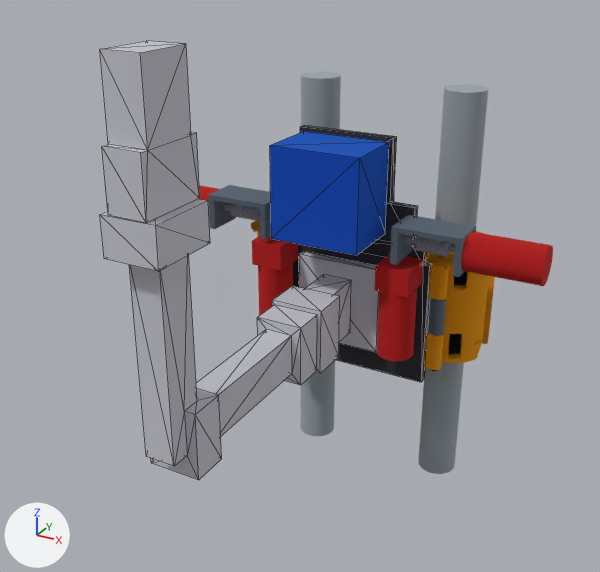
The glTF model renders/cart_v2/cart_assembly.glb, before and after one commit.
Rendered twice from a 50 mm camera at (251.0, -599.0, 277.0) aimed at (-1.0, -141.0, 48.0). The axes (+X, +Y, +Z) are drawn at lower left. The lights are the same throughout. The first picture is the older version. Mesh edges are drawn as thin lines on the coarser meshes. Where no turn or scale is listed for an object, it has been applied to the vertices. Vertices at exactly the same position are counted once.

The first picture shows 'base_plate', 'battery', 'drive_motors', 'hand_on_pipe_C_sleeve', 'hinge_pipe_B_worm_bracket', 'hinge_pipe_C_sleeve_leaf_knuckles', 'hinge_pipe_C_worm_bracket', 'hinge_pipe_C_worm_motor', 'so101_arm_envelope', 'track_pipe_B', 'track_pipe_C' and 7 more.
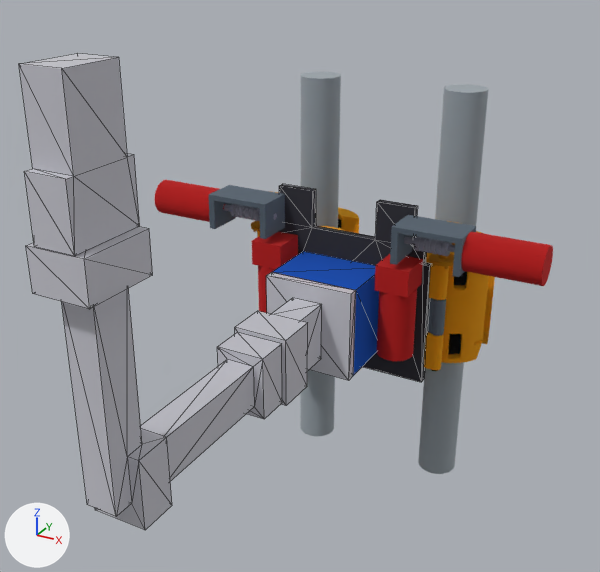
Location of each change, [x1, y1, x2, y2] in pixels of the pictures (600 x 572 px; the box of a moved part takes in the faces that stretch with it):
```json
{"object": "so101_arm_envelope", "change": "moved", "before": [100, 41, 379, 480], "after": [19, 53, 356, 530]}
{"object": "battery", "change": "moved", "before": [270, 131, 389, 255], "after": [273, 251, 379, 376]}
{"object": "base_plate", "change": "reshaped", "before": [293, 125, 431, 382], "after": [278, 184, 431, 382]}
{"part": 1, "of": "me_base_plate", "change": "moved or reshaped", "before": [293, 125, 423, 382], "after": [278, 184, 423, 382]}
{"object": "hinge_pipe_B_worm_motor", "change": "unchanged, uncovered by the edit", "before": [199, 185, 226, 222], "after": [155, 180, 226, 222]}
```

Edits to the scene script, one JSON object a line:
```json
{"block": "me_base_plate", "where": "# used by ob_base_plate; location = (0.0, 0.0, 0.0)"}
{"op": "remove", "block": "me_base_plate", "code": "me_base_plate.from_pydata(...)  # 32 vertices, 60 faces; spans x -83.0..59.0, y -52.0..-46.0, z -56.0..135.0"}
{"op": "add", "block": "me_base_plate", "code": "me_base_plate.from_pydata(...)  # 32 vertices, 60 faces; spans x -83.0..59.0, y -52.0..-46.0, z -56.0..86.0"}
{"block": "me_base_plate", "change": "me_base_plate part 1"}
{"block": "me_base_plate", "change": "8 vertices are removed from x -50.0..26.0, y -52.0..-46.0, z 86.0..135.0"}
{"block": "me_base_plate", "change": "30 faces are deleted"}
{"block": "me_base_plate", "change": "8 vertices are added at x -39.0..15.0, y -52.0..-46.0, z 56.0..86.0"}
{"block": "me_base_plate", "change": "30 new faces join them"}
{"block": "me_battery", "where": "# used by ob_battery; location = (0.0, 0.0, 0.0)"}
{"op": "remove", "block": "me_battery", "code": "me_battery.from_pydata(...)  # 8 vertices, 12 faces; spans x -47.0..23.0, y -102.0..-52.0, z 62.0..132.0"}
{"op": "add", "block": "me_battery", "code": "me_battery.from_pydata(...)  # 8 vertices, 12 faces; spans x -47.0..23.0, y -102.0..-52.0, z -35.0..35.0"}
{"block": "me_battery", "change": "me_battery part 2: the whole mesh is moved by (0.0, 0.0, -97.0)"}
{"block": "me_so101_arm_envelope", "where": "# used by ob_so101_arm_envelope; location = (0.0, 0.0, 0.0)"}
{"op": "remove", "block": "me_so101_arm_envelope", "code": "me_so101_arm_envelope.from_pydata(...)  # 84 vertices, 148 faces; spans x -47.0..23.0, y -299.0..-52.0, z -35.0..223.0"}
{"op": "add", "block": "me_so101_arm_envelope", "code": "me_so101_arm_envelope.from_pydata(...)  # 84 vertices, 148 faces; spans x -47.0..23.0, y -349.0..-102.0, z -35.0..223.0"}
{"block": "me_so101_arm_envelope", "change": "me_so101_arm_envelope part 3: the whole mesh is moved by (0.0, -50.0, 0.0)"}
```
